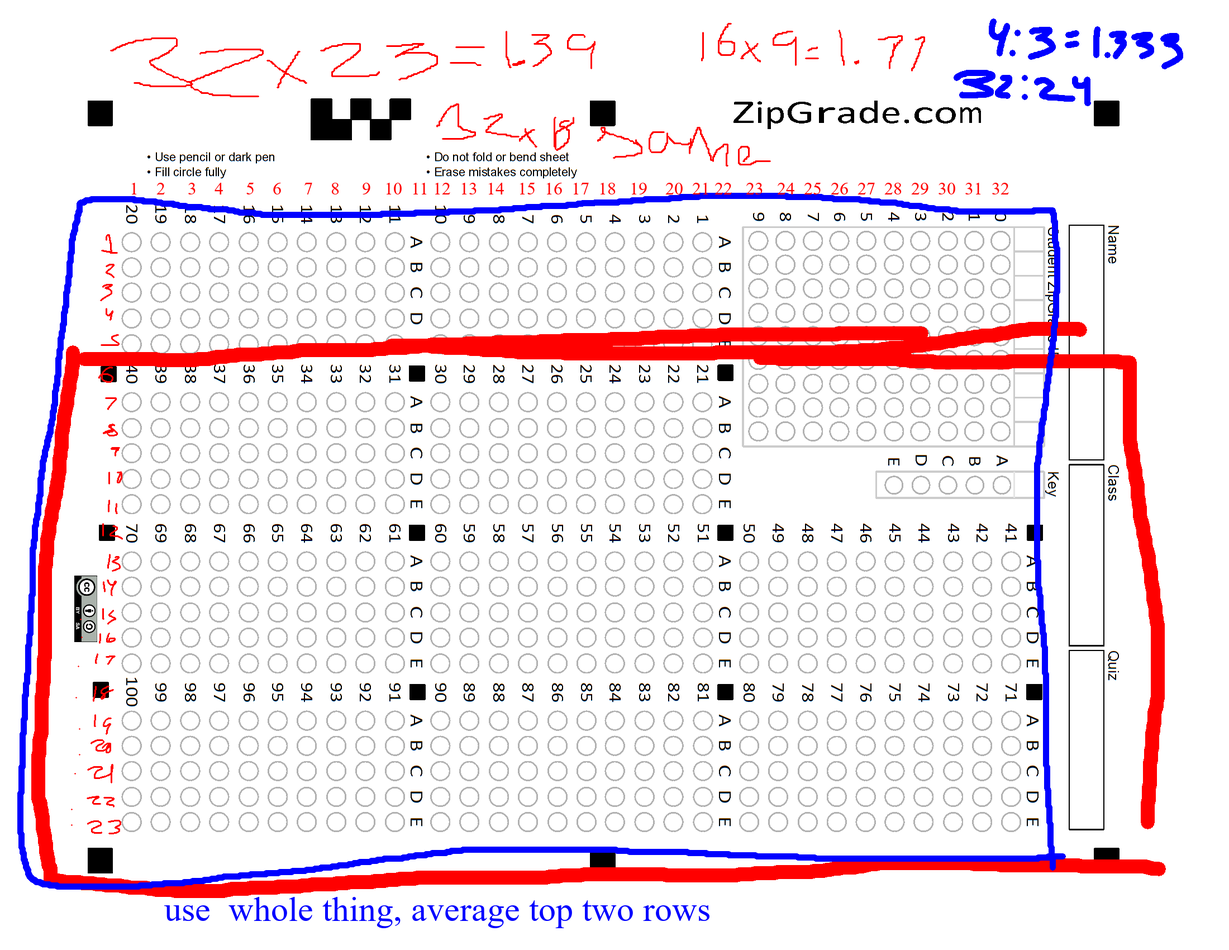
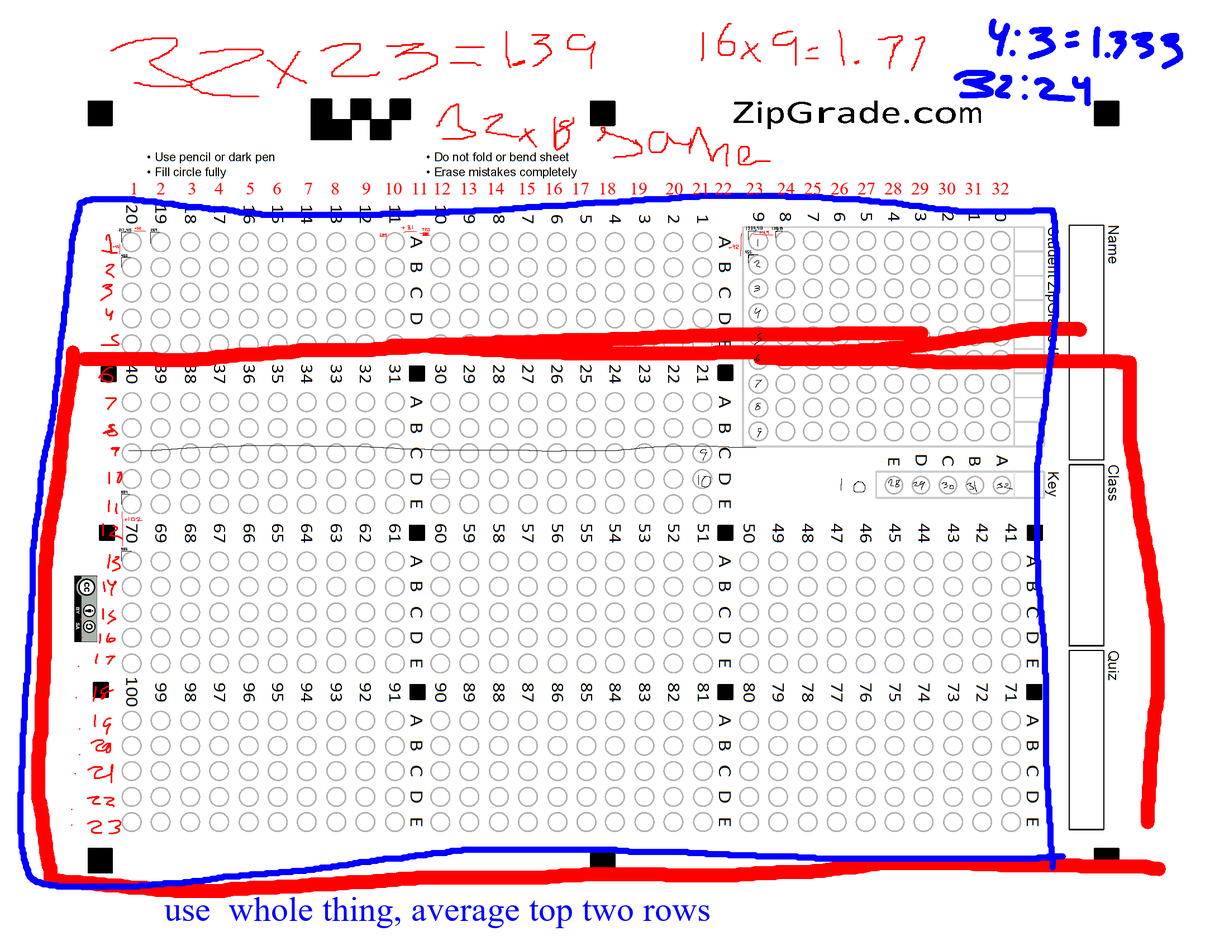
Layer changes from the first 1229 x 950 image to the second:
added layer "pixelcount" above "1 2 3 4 5 6 ..." over [112, 226, 450, 480]
painted on "scantron - Copy.png" over [121, 225, 1014, 562]
